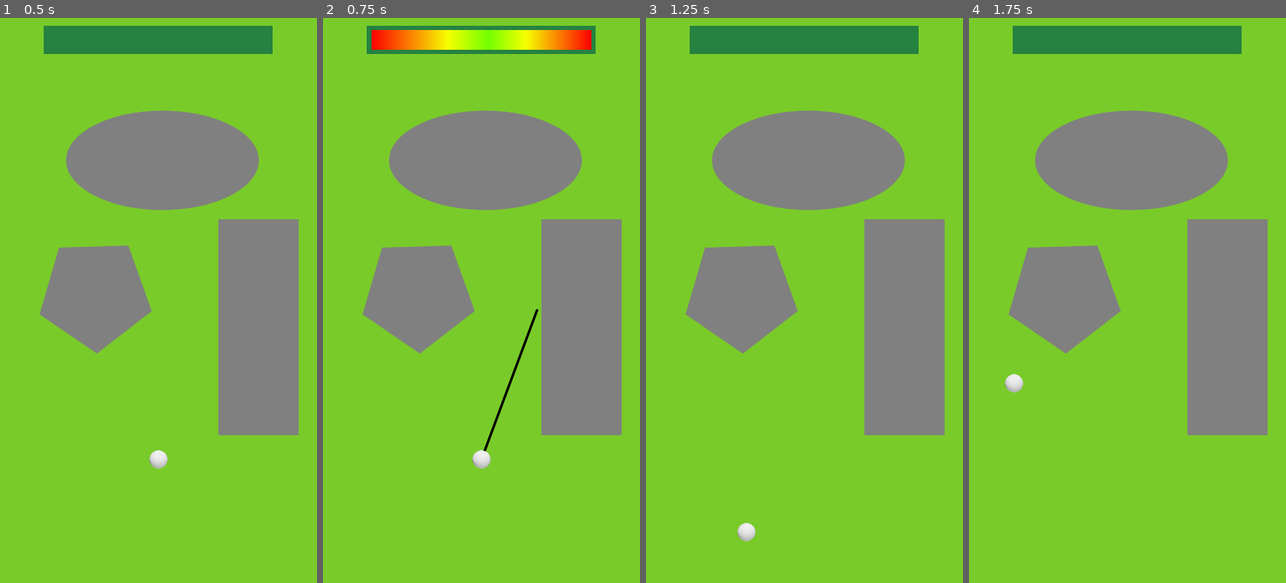
Above: before the commit, frames 1-4 (left to right).
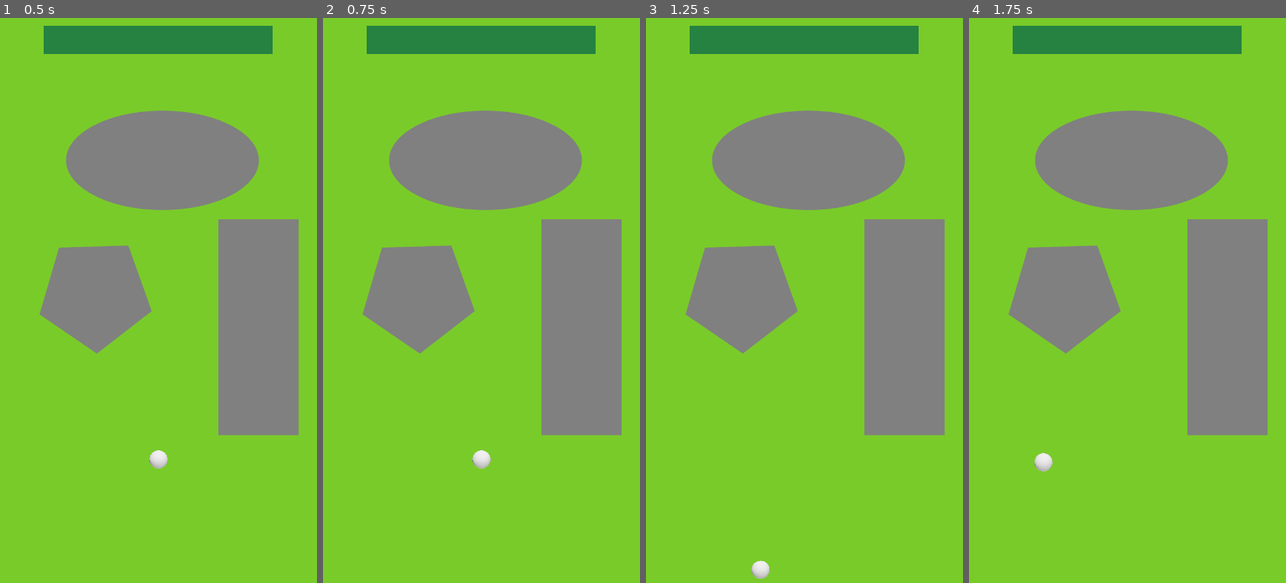
Above: after the commit, the same moments.

Repository: 2022M1T1-Inteli/Divercity
Game: Godot game, scene res://scenes/MiniGames/Golf/Golf.tscn
Two runs of this game, one before a commit and one after it. Both use one fixed random seed, a clock stepped at 60 frames per second and the inputs below. This scene is started directly instead of the project's main scene.
Inputs (mouse positions are in pixels of both pictures, inside the frame that each line leads up to):
- Up to frame 1 (0.5 s): no input
- Up to frame 2 (0.75 s): tap Enter at 0.5 s; move the mouse to (551, 272) at 0.52 s; click (551, 272) at 0.67 s
- Up to frame 3 (1.25 s): no input
- Up to frame 4 (1.75 s): move the mouse to (1064, 328) at 1.27 s; click (1064, 328) at 1.42 s

Frame 1 is identical in both runs. In frame 2, 2.7% of the frame differs, in the area x 15-85%, y 2-77%; in frame 3, 0.3%; in frame 4, 0.3%.
Error after the commit: Invalid set index 'value' (on base: 'null instance') with value of type 'int'. (res://sources/minigames/Ball.gd:44)

Commit message:
Added comments to code

Diff:
--- a/src/InBev/scenes/MiniGames/Golf/Golf.tscn
+++ b/src/InBev/scenes/MiniGames/Golf/Golf.tscn
@@ -18,16 +18,15 @@
 
 [node name="GolfBall" parent="." instance=ExtResource( 1 )]
 position = Vector2( 360, 1000 )
-max_speed = 800
 
-[node name="Indicator" type="CenterContainer" parent="."]
+[node name="IndicatorContainer" type="CenterContainer" parent="."]
 margin_right = 720.0
 margin_bottom = 100.0
 __meta__ = {
 "_edit_use_anchors_": false
 }
 
-[node name="Panel" type="Panel" parent="Indicator"]
+[node name="Panel" type="Panel" parent="IndicatorContainer"]
 margin_left = 100.0
 margin_top = 17.0
 margin_right = 620.0
@@ -38,7 +37,7 @@
 "_edit_use_anchors_": false
 }
 
-[node name="ForceLength" type="TextureProgress" parent="Indicator"]
+[node name="ForceLength" type="TextureProgress" parent="IndicatorContainer"]
 margin_left = 110.0
 margin_top = 27.0
 margin_right = 610.0
--- a/src/InBev/sources/minigames/Ball.gd
+++ b/src/InBev/sources/minigames/Ball.gd
@@ -1,59 +1,60 @@
 extends KinematicBody2D
 
 export var deceleration = 100
-export var max_speed = 600
+export var maxSpeed = 600
 export var max_reach = 250
 
-var is_holding = false
-var start_position = Vector2.ZERO
+var isHolding = false
+var startPosition = Vector2.ZERO
 var drop_direction = Vector2.ZERO
 
-var velocity = Vector2()
+var velocity = Vector2(0, 0)
 var speed = 0
 
-func calculate_speed(distance):
-	distance = clamp(distance, 0, max_reach)
-	distance = range_lerp(distance, 0, max_reach, 0, max_speed)
+func calculate_speed(distance): # Calcule speed of all in base of distance of start and drop click
+	distance = clamp(distance, 0, max_reach) # Clamp distance to max reach
+	distance = range_lerp(distance, 0, max_reach, 0, maxSpeed) # Lerp distance to speed
 	return distance
 
 func _input(event):
-	if velocity.length() > 0:
+	if velocity.length() > 0: # Ignore if is moving
 		return
 
-	if event is InputEventScreenTouch:
-		if event.pressed:
-			start_position = get_global_mouse_position()
-			is_holding = true
+	if event is InputEventScreenTouch: # If touch event
+		if event.pressed: # If touch down
+			startPosition = get_global_mouse_position() # Get start position
+			isHolding = true # Set is holding
 
-		if not event.pressed:
-			drop_direction = get_global_mouse_position().direction_to(global_position)
+		if not event.pressed: # If touch up
+			drop_direction = get_global_mouse_position().direction_to(global_position) # Get direction of drop from start position and current position
+			isHolding = false # Set is not holding
 
-			is_holding = false
-			velocity = Vector2(speed, 0).rotated(drop_direction.angle())
+			velocity = Vector2(speed, 0).rotated(drop_direction.angle()) # Set velocity
 
 
 func _draw():
-	if is_holding:
-		draw_line(global_position - position, get_global_mouse_position() - position, Color.black, 5, true)
+	if isHolding: # If is holding
+		draw_line(global_position - position, get_global_mouse_position() - position, Color.black, 5, true) # Draw line from current position to mouse position
 
 func _process(_delta):
-	if is_holding:
-		speed = calculate_speed(global_position.distance_to(get_global_mouse_position()))
-		get_node("../Indicator/ForceLength").value = int(speed / max_speed * 100)
+	if isHolding: # If is holding
+		speed = calculate_speed(global_position.distance_to(get_global_mouse_position())) # Calculate speed
+		get_node("../Indicators/ForceLength").value = int(speed / maxSpeed * 100) # Set force length indicator
 	else:
-		get_node("../Indicator/ForceLength").value = 0
-	update()
+		get_node("../Indicators/ForceLength").value = 0 # Set force length indicator to default
+	update() # Update draw
 
 
 func _physics_process(delta):
-	if velocity.length() < 1:
-		velocity = Vector2()
+	if velocity.length() < 1: # If is noising velocity
+		velocity = Vector2(0, 0) # Set velocity to zero
 		return
 
-	if velocity.length() > 0:
-		velocity -= velocity.normalized() * deceleration * delta
+	if velocity.length() > 0: # If is moving
+		velocity -= velocity.normalized() * deceleration * delta # Desaceleration
 
-	var collision = move_and_collide(velocity * delta)
-	if collision:
-		velocity = velocity.bounce(collision.normal)
-		velocity -= velocity.normalized() * (deceleration * 2.5) * delta
+	var collision = move_and_collide(velocity * delta) # Move and get collisions
+
+	if collision: # If has collision
+		velocity = velocity.bounce(collision.normal) # Bounce ball with object
+		velocity -= velocity.normalized() * (deceleration * 2.5) * delta # Apply extra deceleration
--- a/src/InBev/sources/minigames/Golf.gd
+++ b/src/InBev/sources/minigames/Golf.gd
@@ -1,9 +1,9 @@
 extends Node
 
 func _ready():
-	load_map(1)
+	load_map(1) # Load example first map
 
 func load_map(map_id):
-	var map_instance = load("res://scenes/MiniGames/Golf/Maps/Level_%d.tscn" % map_id).instance()
-	map_instance.z_index = -1
-	add_child(map_instance)
+	var map_instance = load("res://scenes/MiniGames/Golf/Maps/Level_%d.tscn" % map_id).instance() # Copy a instance of map from the resource
+	map_instance.z_index = -1 # Set the z-index of the map to -1 so it's behind all scene
+	add_child(map_instance) # Add the map to the scene as a child
